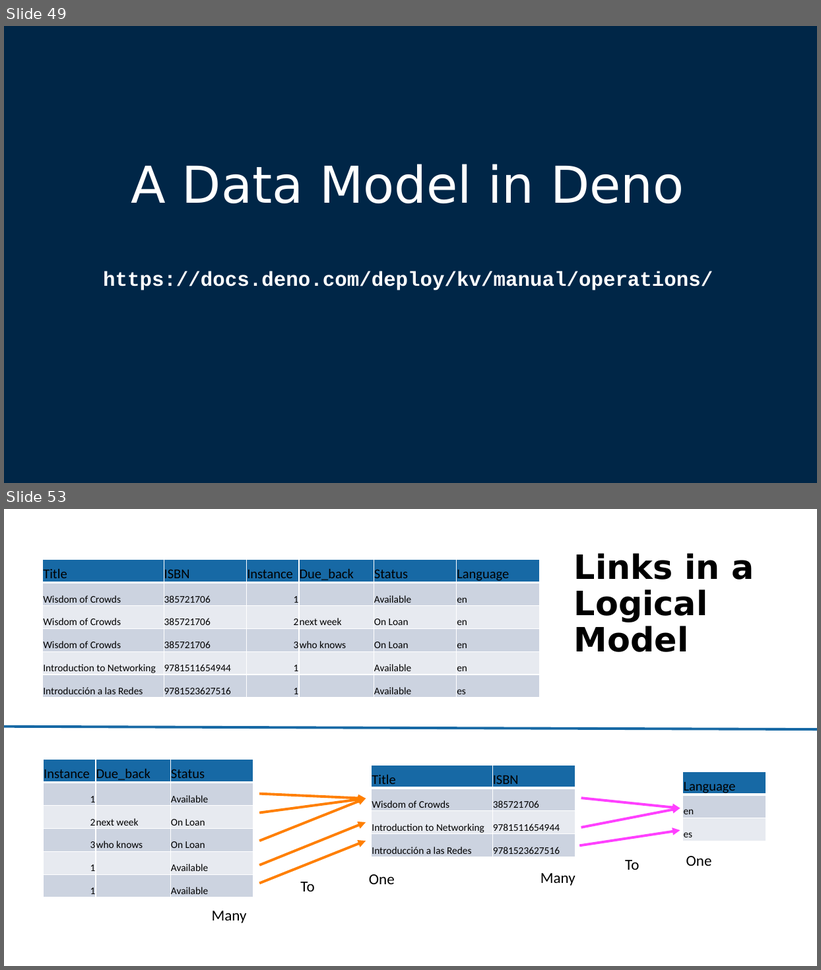
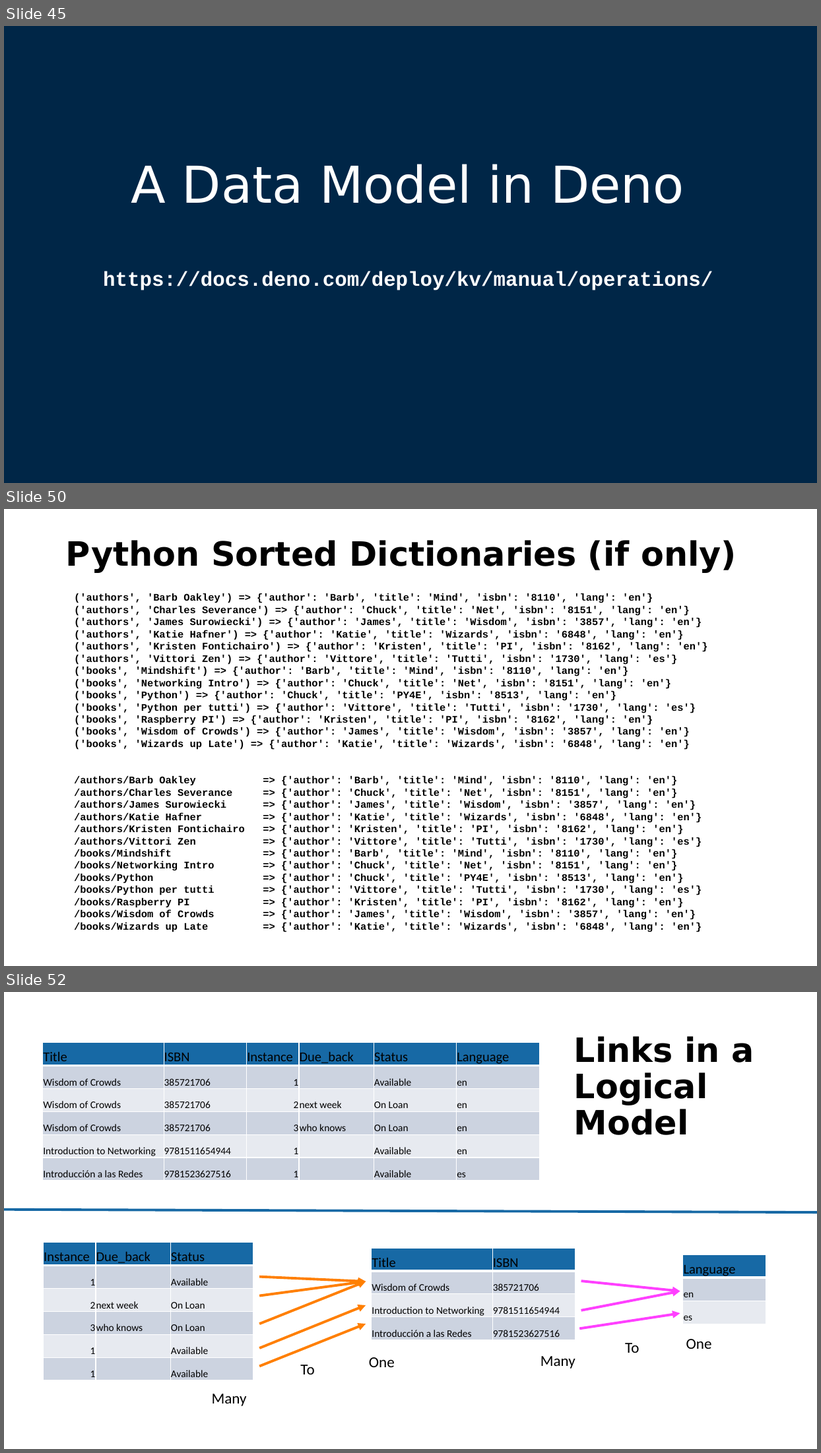
Before and after one commit to csev/pg4e, a slide deck: lectures/07-DenoKV.pptx. Shown one above the other, each under a label of ours: slides 49 and 53 before the commit, slides 45, 50 and 52 after it; the slides between them are not shown. The pictures are 821x970 and 821x1453 pixels, drawn with LibreOffice and Linux fonts; fonts in the diff are those of the drawing. Boxes give left, top, right and bottom in pixels: in the first picture for what was removed or moved away, otherwise in the second. Text is boxed around its words. In the diff, an @@ line names an element or a change of style, - is before the commit and + after.

```diff
--- a/lectures/07-DenoKV.pptx
+++ b/lectures/07-DenoKV.pptx
@@ slide 50 added at bbox=[4, 509, 817, 966], background #FFFFFF @@
@@ title added at bbox=[66, 540, 737, 573], 39.6 pt, text #000000, bold @@
+Python Sorted Dictionaries (if only)
@@ text added at bbox=[74, 593, 708, 750], 12 pt, text #000000, bold @@
+('authors', 'Barb Oakley') => {'author': 'Barb', 'title': 'Mind', 'isbn': '8110', 'lang': 'en'}
+('authors', 'Charles Severance') => {'author': 'Chuck', 'title': 'Net', 'isbn': '8151', 'lang': 'en'}
+('authors', 'James Surowiecki') => {'author': 'James', 'title': 'Wisdom', 'isbn': '3857', 'lang': 'en'}
+('authors', 'Katie Hafner') => {'author': 'Katie', 'title': 'Wizards', 'isbn': '6848', 'lang': 'en'}
+('authors', 'Kristen Fontichairo') => {'author': 'Kristen', 'title': 'PI', 'isbn': '8162', 'lang': 'en'}
+('authors', 'Vittori Zen') => {'author': 'Vittore', 'title': 'Tutti', 'isbn': '1730', 'lang': 'es'}
+('books', 'Mindshift') => {'author': 'Barb', 'title': 'Mind', 'isbn': '8110', 'lang': 'en'}
+('books', 'Networking Intro') => {'author': 'Chuck', 'title': 'Net', 'isbn': '8151', 'lang': 'en'}
+('books', 'Python') => {'author': 'Chuck', 'title': 'PY4E', 'isbn': '8513', 'lang': 'en'}
+('books', 'Python per tutti') => {'author': 'Vittore', 'title': 'Tutti', 'isbn': '1730', 'lang': 'es'}
+('books', 'Raspberry PI') => {'author': 'Kristen', 'title': 'PI', 'isbn': '8162', 'lang': 'en'}
+('books', 'Wisdom of Crowds') => {'author': 'James', 'title': 'Wisdom', 'isbn': '3857', 'lang': 'en'}
+('books', 'Wizards up Late') => {'author': 'Katie', 'title': 'Wizards', 'isbn': '6848', 'lang': 'en'}
@@ text added at bbox=[74, 776, 702, 933], 12 pt, text #000000, bold @@
+/authors/Barb Oakley => {'author': 'Barb', 'title': 'Mind', 'isbn': '8110', 'lang': 'en'}
+/authors/Charles Severance => {'author': 'Chuck', 'title': 'Net', 'isbn': '8151', 'lang': 'en'}
+/authors/James Surowiecki => {'author': 'James', 'title': 'Wisdom', 'isbn': '3857', 'lang': 'en'}
+/authors/Katie Hafner => {'author': 'Katie', 'title': 'Wizards', 'isbn': '6848', 'lang': 'en'}
+/authors/Kristen Fontichairo => {'author': 'Kristen', 'title': 'PI', 'isbn': '8162', 'lang': 'en'}
+/authors/Vittori Zen => {'author': 'Vittore', 'title': 'Tutti', 'isbn': '1730', 'lang': 'es'}
+/books/Mindshift => {'author': 'Barb', 'title': 'Mind', 'isbn': '8110', 'lang': 'en'}
+/books/Networking Intro => {'author': 'Chuck', 'title': 'Net', 'isbn': '8151', 'lang': 'en'}
+/books/Python => {'author': 'Chuck', 'title': 'PY4E', 'isbn': '8513', 'lang': 'en'}
+/books/Python per tutti => {'author': 'Vittore', 'title': 'Tutti', 'isbn': '1730', 'lang': 'es'}
+/books/Raspberry PI => {'author': 'Kristen', 'title': 'PI', 'isbn': '8162', 'lang': 'en'}
+/books/Wisdom of Crowds => {'author': 'James', 'title': 'Wisdom', 'isbn': '3857', 'lang': 'en'}
+/books/Wizards up Late => {'author': 'Katie', 'title': 'Wizards', 'isbn': '6848', 'lang': 'en'}
@@ what was slide 49 is now slide 45 @@
@@ what was slide 53 is now slide 52 @@
```
Also in this commit, not shown: 10 slides changed, 3 other slides added, 5 slides removed, 1 other file.
